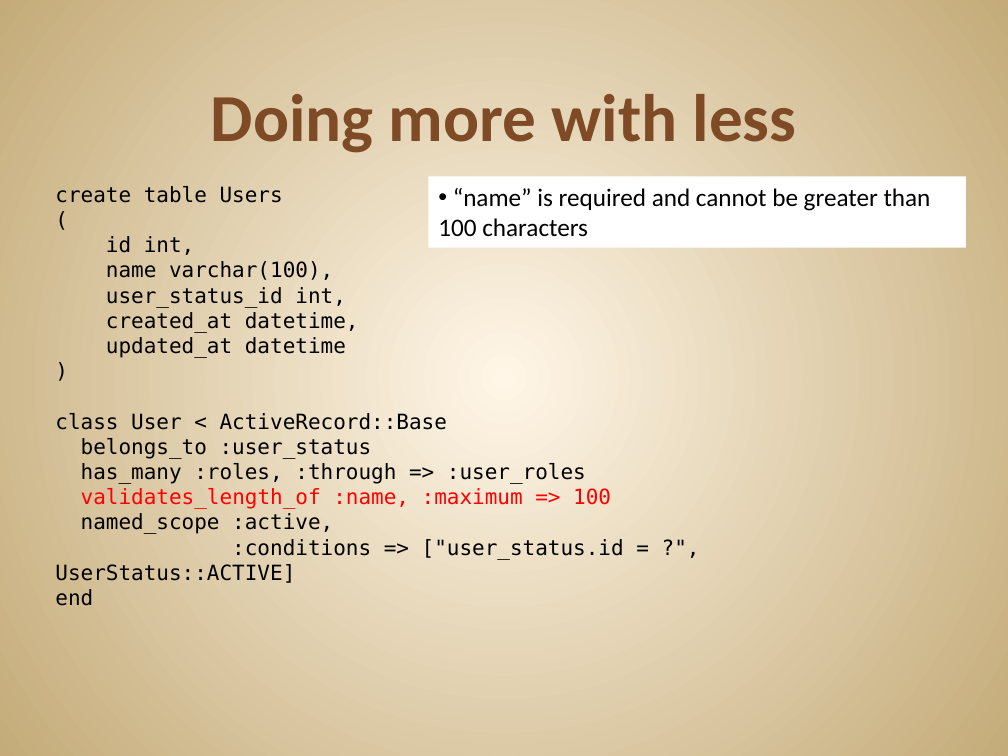
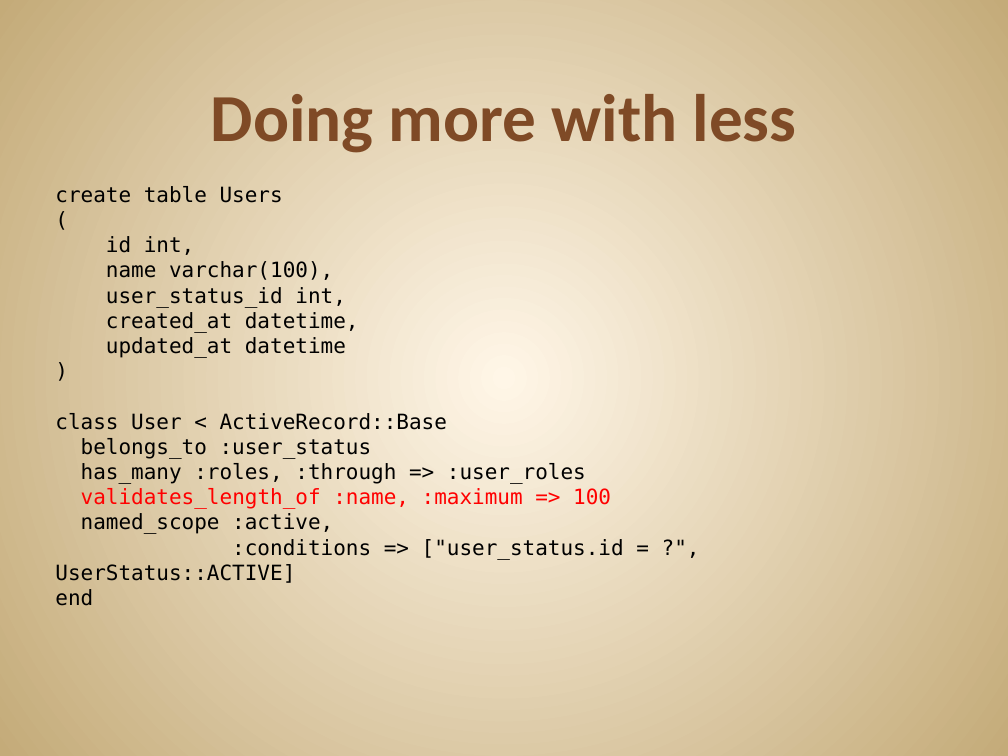
Before and after one commit to JonKruger/ruby-codemash, a slide deck: slide 19 of ruby-codemash.pptx (slide 18 before the commit). Drawn at 1008x756 pixels with LibreOffice and Linux fonts; fonts in the diff are those of the drawing. Boxes give left, top, right and bottom in pixels: in the first picture for what was removed or moved away, otherwise in the second. Text is boxed around its words. In the diff, an @@ line names an element or a change of style, - is before the commit and + after.

```diff
--- a/ruby-codemash.pptx
+++ b/ruby-codemash.pptx
@@ rectangle removed at <box>428,176,966,248</box> @@
-• “name” is required and cannot be greater than 100 characters
```
Also in this commit, not shown: 4 other slides changed, 2 slides added, 1 other file.
